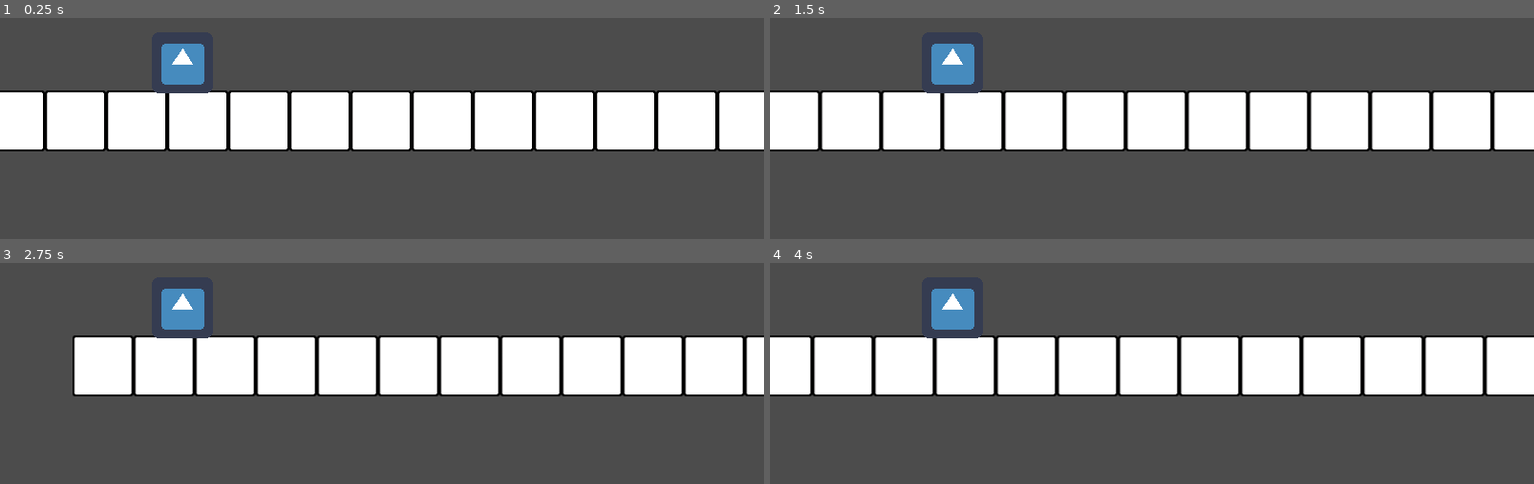
Above: before the commit, frames 1-4 (two rows, left to right).
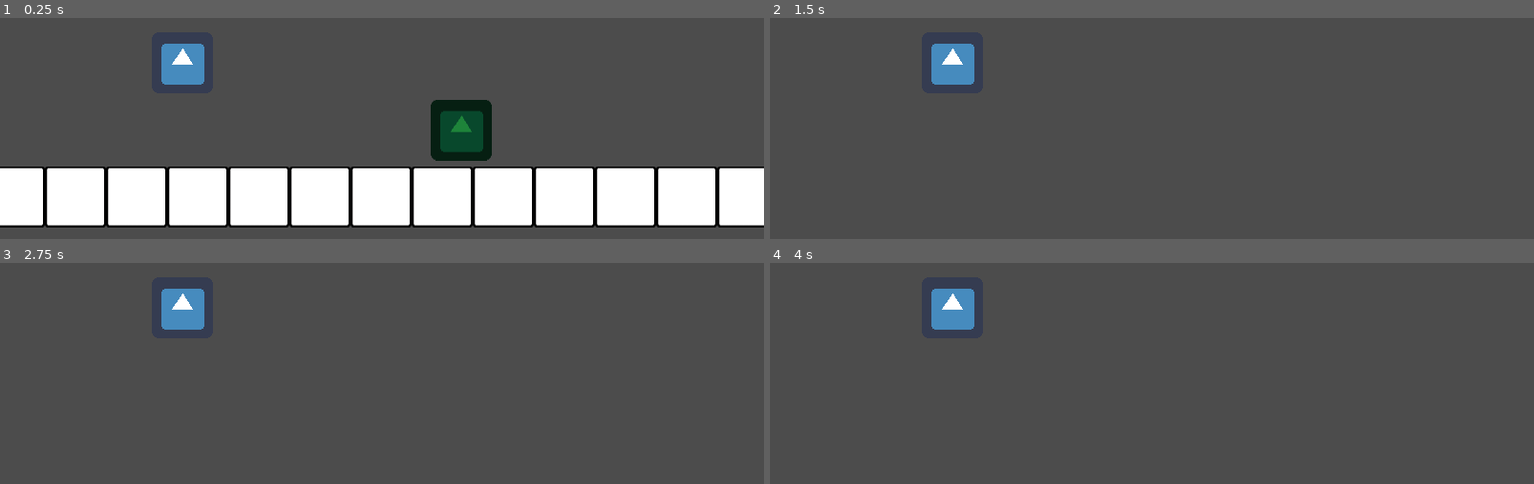
Above: after the commit, the same moments.

Repository: ConnorBS/December-2022-Game-Jam
Game: Godot game, scene res://Scenes/World.tscn
Same seed, same stepped clock (60 frames per second), same inputs: the game is played once before the commit and once after it. The engine's default icon, where the game draws it, is replaced by a stand-in: a white triangle on a blue panel in a dark square.
Inputs:
- Up to frame 1 (0.25 s): no input
- Up to frame 2 (1.5 s): hold Right (move right) from 0.53 s (still down); tap Up (ui_up) at 0.6, 0.77, 1.07, 1.35 s
- Up to frame 3 (2.75 s): tap Up (ui_up) at 1.52, 1.82, 2.1 s; release Right (move right) at 2.03 s; hold Left (move left) from 2.03 s (still down)
- Up to frame 4 (4 s): release Left (move left) at 2.78 s; hold Right (move right) from 2.78 s (still down); tap Up (ui_up) at 2.85, 3.02, 3.32, 3.6, 3.77 s

The runs differ from the first frame. In frame 1, 55% of the frame differs, in the area x 0-100%, y 32-95%; in frame 2, 27%; in frame 3, 24%; in frame 4, 27%.

Commit message:
enemy that does not work

Diff:
--- /dev/null
+++ b/KinematicBody2D.gd
@@ -0,0 +1,14 @@
+extends KinematicBody2D
+
+
+export var speed = 150
+export var motion = Vector2()
+export var gravity = 20
+
+var direction = 1
+
+func _physics_process(delta):
+	motion.y += gravity
+	motion.x =+ speed * direction
+	if is_on_wall():
+		direction = direction * -1
--- a/Scenes/World.tscn
+++ b/Scenes/World.tscn
@@ -1,9 +1,11 @@
-[gd_scene load_steps=7 format=2]
+[gd_scene load_steps=10 format=2]
 
 [ext_resource path="res://Scripts/World.gd" type="Script" id=1]
 [ext_resource path="res://Assets/Houses/TextureBlock.png" type="Texture" id=2]
 [ext_resource path="res://Scripts/Camera.gd" type="Script" id=3]
 [ext_resource path="res://Scenes/Player.tscn" type="PackedScene" id=4]
+[ext_resource path="res://Scenes/enemy.gd" type="Script" id=5]
+[ext_resource path="res://icon.png" type="Texture" id=6]
 
 [sub_resource type="ConvexPolygonShape2D" id=1]
 points = PoolVector2Array( 64, 64, 0, 64, 0, 0, 64, 0 )
@@ -31,6 +33,9 @@
 } ]
 0/z_index = 0
 
+[sub_resource type="RectangleShape2D" id=3]
+extents = Vector2( 29.5, 29.5 )
+
 [node name="World" type="Node2D"]
 script = ExtResource( 1 )
 
@@ -41,8 +46,24 @@
 tile_data = PoolIntArray( 524287, 0, 0, 458752, 0, 0, 458753, 0, 0, 458754, 0, 0, 458755, 0, 0, 458756, 0, 0, 458757, 0, 0, 458758, 0, 0, 458759, 0, 0, 458760, 0, 0, 458761, 0, 0, 458762, 0, 0, 458763, 0, 0, 458764, 0, 0 )
 
 [node name="Player" parent="." instance=ExtResource( 4 )]
+speed = 500
+top_speed = 8000
+gravity = 1000
 
 [node name="Camera2D" type="Camera2D" parent="Player"]
 position = Vector2( 209, -55 )
 current = true
 script = ExtResource( 3 )
+
+[node name="enemy" type="KinematicBody2D" parent="."]
+position = Vector2( -16, 92 )
+script = ExtResource( 5 )
+
+[node name="CollisionShape2D" type="CollisionShape2D" parent="enemy"]
+position = Vector2( 455, 316 )
+shape = SubResource( 3 )
+
+[node name="Sprite" type="Sprite" parent="enemy"]
+modulate = Color( 0.121569, 0.521569, 0.231373, 1 )
+position = Vector2( 453, 318 )
+texture = ExtResource( 6 )
--- /dev/null
+++ b/Scenes/enemy.gd
@@ -0,0 +1,14 @@
+extends KinematicBody2D
+
+
+export var speed = 150
+export var motion = Vector2()
+export var gravity = 20
+
+var direction = 1
+
+func _physics_process(delta):
+	motion.y += gravity
+	motion.x =+ speed * direction
+	if is_on_wall():
+		direction = direction * -1
--- a/Scripts/Player.gd
+++ b/Scripts/Player.gd
@@ -2,20 +2,46 @@
 
 
 
-export var speed: = Vector2(200,500)
-export var gravity: = 2500.0
-export var top_speed =400
-export var jumpstrength = 1000
+export (int) var speed = 50
+export (int) var top_speed =400
+export (int) var gravity = 1000
+export (int) var jumpStrength = 600
 
-var velocity : = Vector2.ZERO
+var velocity = Vector2(0,0)
 
-func _physics_process(delta: float) -> void:
-	velocity.y += gravity*delta
-	if velocity.y > speed.y:
-		velocity.y = speed.y
-	velocity = move_and_slide(velocity)
-	var direction := Vector2(
-		Input.get_action_strength("move right") - Input.get_action_strength("move left"),1.0
-		)
+##########################
+var double_jump = false
 
-	velocity = speed * direction
+func _process(delta):
+	########################
+	if is_on_floor():
+		double_jump = false
+
+	if Input.is_action_just_pressed("ui_up"):
+		if is_on_floor():
+			velocity.y = velocity.y - jumpStrength
+			print("Jump Pressed: ", velocity)
+		if velocity.y >= 0 and double_jump == false:
+			velocity.y = velocity.y - jumpStrength
+			double_jump = true
+	if Input.is_action_just_pressed("ui_up") and is_on_wall():
+		velocity.y = 0 - jumpStrength
+		print("Jump Pressed: ", velocity)
+
+		##########################
+
+	if Input.is_action_pressed("ui_left"):
+		velocity.x = velocity.x - speed
+		if velocity.x < -top_speed:
+			velocity.x = -top_speed
+	elif Input.is_action_pressed("ui_right"):
+		velocity.x = velocity.x + speed
+		if velocity.x > top_speed:
+			velocity.x = top_speed
+	else:
+		velocity.x = velocity.x / 1.5
+
+
+
+	velocity.y = velocity.y + gravity * delta
+	velocity = move_and_slide(velocity,Vector2.UP)
--- /dev/null
+++ b/enemy.tscn
@@ -0,0 +1,19 @@
+[gd_scene load_steps=4 format=2]
+
+[ext_resource path="res://KinematicBody2D.gd" type="Script" id=1]
+[ext_resource path="res://icon.png" type="Texture" id=2]
+
+[sub_resource type="RectangleShape2D" id=1]
+extents = Vector2( 29, 29.5 )
+
+[node name="enemy" type="KinematicBody2D"]
+script = ExtResource( 1 )
+
+[node name="Sprite" type="Sprite" parent="."]
+modulate = Color( 0.152941, 0.560784, 0.168627, 1 )
+position = Vector2( 105, 95 )
+texture = ExtResource( 2 )
+
+[node name="CollisionShape2D" type="CollisionShape2D" parent="."]
+position = Vector2( 105, 94.5 )
+shape = SubResource( 1 )
--- a/project.godot
+++ b/project.godot
@@ -35,6 +35,11 @@
 "events": [ Object(InputEventKey,"resource_local_to_scene":false,"resource_name":"","device":0,"alt":false,"shift":false,"control":false,"meta":false,"command":false,"pressed":false,"scancode":0,"physical_scancode":16777233,"unicode":0,"echo":false,"script":null)
  ]
 }
+jump={
+"deadzone": 0.5,
+"events": [ Object(InputEventKey,"resource_local_to_scene":false,"resource_name":"","device":0,"alt":false,"shift":false,"control":false,"meta":false,"command":false,"pressed":false,"scancode":0,"physical_scancode":32,"unicode":0,"echo":false,"script":null)
+ ]
+}
 
 [physics]
 
